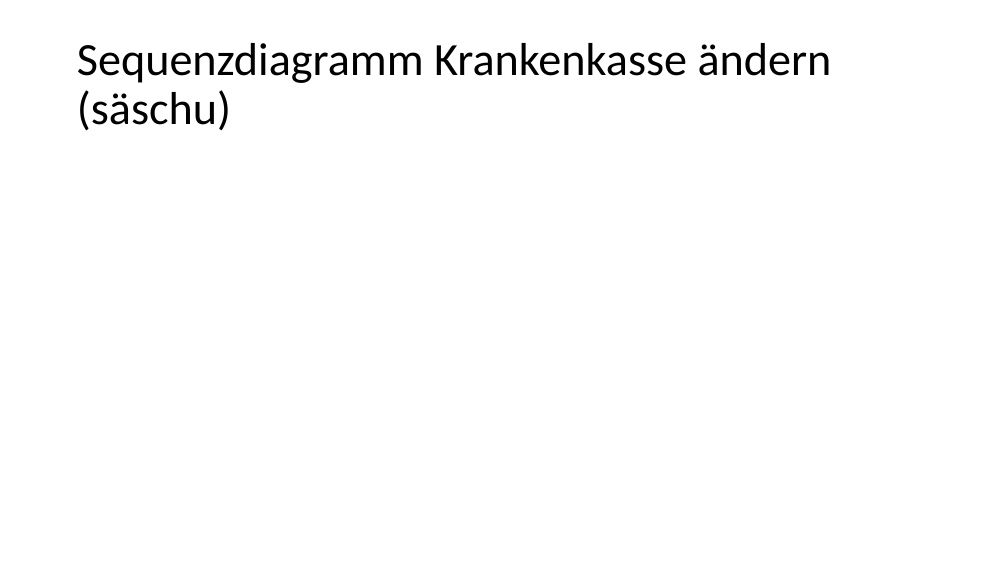
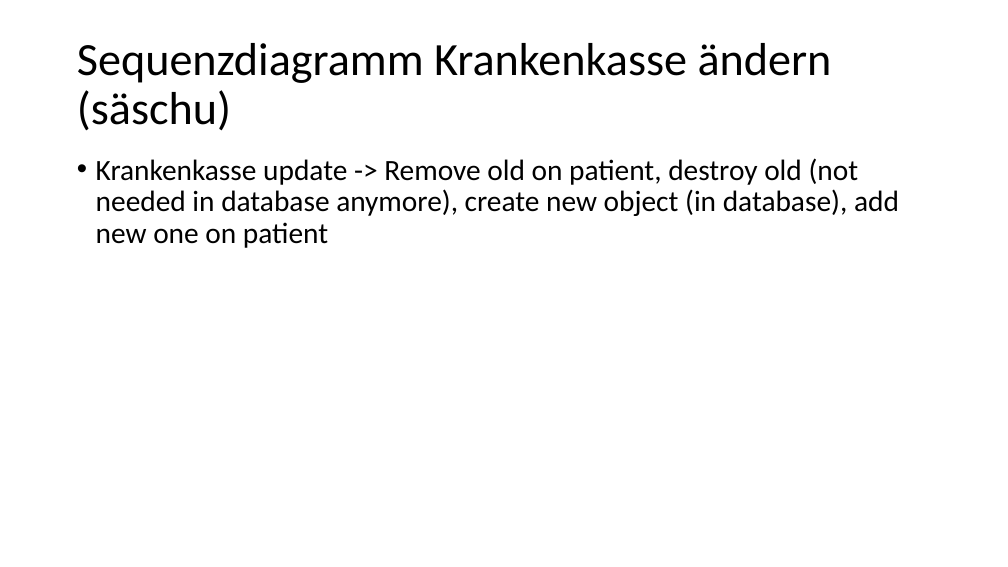
Before and after one commit to wirtj1/relatives, a slide deck: slide 5 of Orange/doc/CS01/task07/Task07.pptx (slide 6 before the commit). Drawn at 1008x567 pixels with LibreOffice and Linux fonts; fonts in the diff are those of the drawing. Boxes give left, top, right and bottom in pixels: in the first picture for what was removed or moved away, otherwise in the second. Text is boxed around its words. In the diff, an @@ line names an element or a change of style, - is before the commit and + after.

```diff
--- a/Orange/doc/CS01/task07/Task07.pptx
+++ b/Orange/doc/CS01/task07/Task07.pptx
@@ text added at (x1=96, y1=158, x2=899, y2=248), 28 pt, text #000000 @@
+• Krankenkasse update -> Remove old on patient, destroy old (not needed in database anymore), create new object (in database), add new one on patient
```
Also in this commit, not shown: 1 other slide changed.
